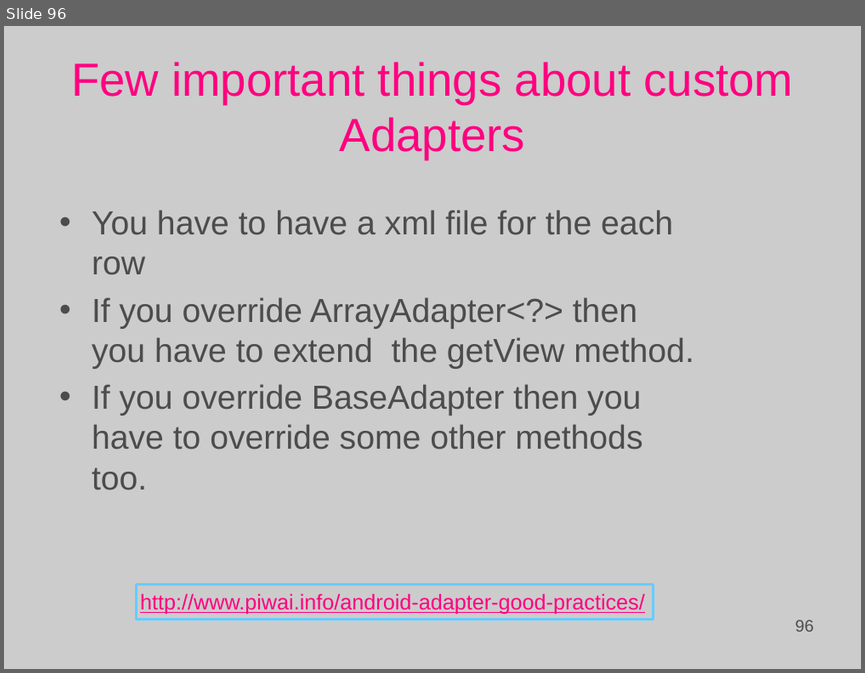
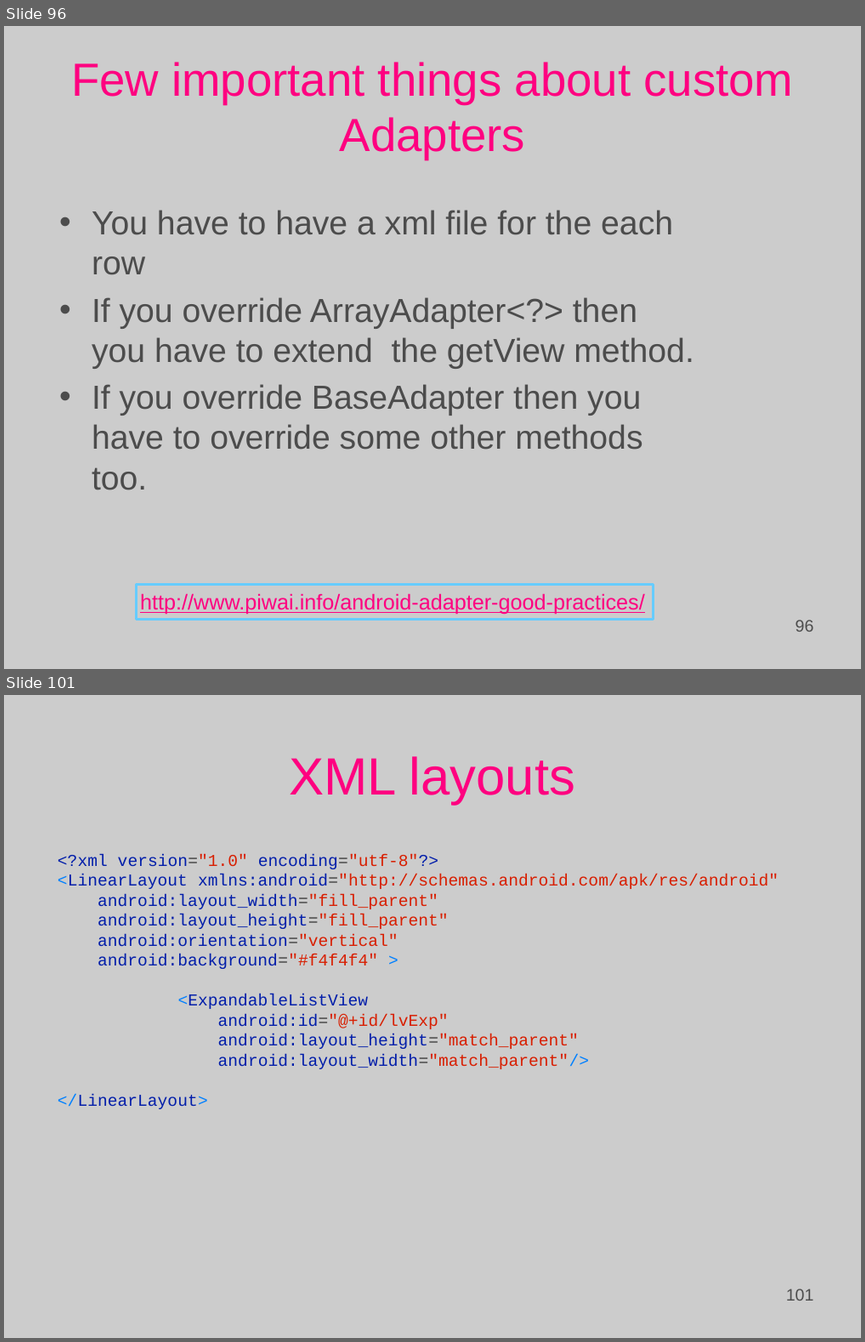
Before and after one commit to Basis-Android-Training/basis-android-training, a slide deck: Batch 12/Course lectures.ppt. Shown one above the other, each under a label of ours: slide 96 before the commit, slides 96 and 101 after it; the slides between them are not shown. The pictures are 865x673 and 865x1342 pixels, drawn with LibreOffice and Linux fonts; fonts in the diff are those of the drawing; background and template pictures are left out. Boxes give left, top, right and bottom in pixels: in the first picture for what was removed or moved away, otherwise in the second. Text is boxed around its words. In the diff, an @@ line names an element or a change of style, - is before the commit and + after.

```diff
--- a/Batch 12/Course lectures.ppt
+++ b/Batch 12/Course lectures.ppt
@@ slide 101 added at bbox=[4, 695, 861, 1338], background picture (left out) @@
@@ title added at bbox=[289, 756, 575, 805], 44 pt, text #FF0080 @@
+XML layouts
@@ free added at bbox=[52, 845, 792, 1145], 14 pt, text #021EAA @@
+<?xml version="1.0" encoding="utf-8"?>
+<LinearLayout xmlns:android="http://schemas.android.com/apk/res/android"
+android:layout_width="fill_parent"
+android:layout_height="fill_parent"
+android:orientation="vertical"
+android:background="#f4f4f4" >
+<ExpandableListView
+android:id="@+id/lvExp"
+android:layout_height="match_parent"
+android:layout_width="match_parent"/>
+</LinearLayout>
@@ page number added at bbox=[619, 1280, 818, 1307], 14 pt, text #4C4C4C @@
+101
```
Also in this commit, not shown: 2 slides changed, 17 other slides added, 12 other files.
